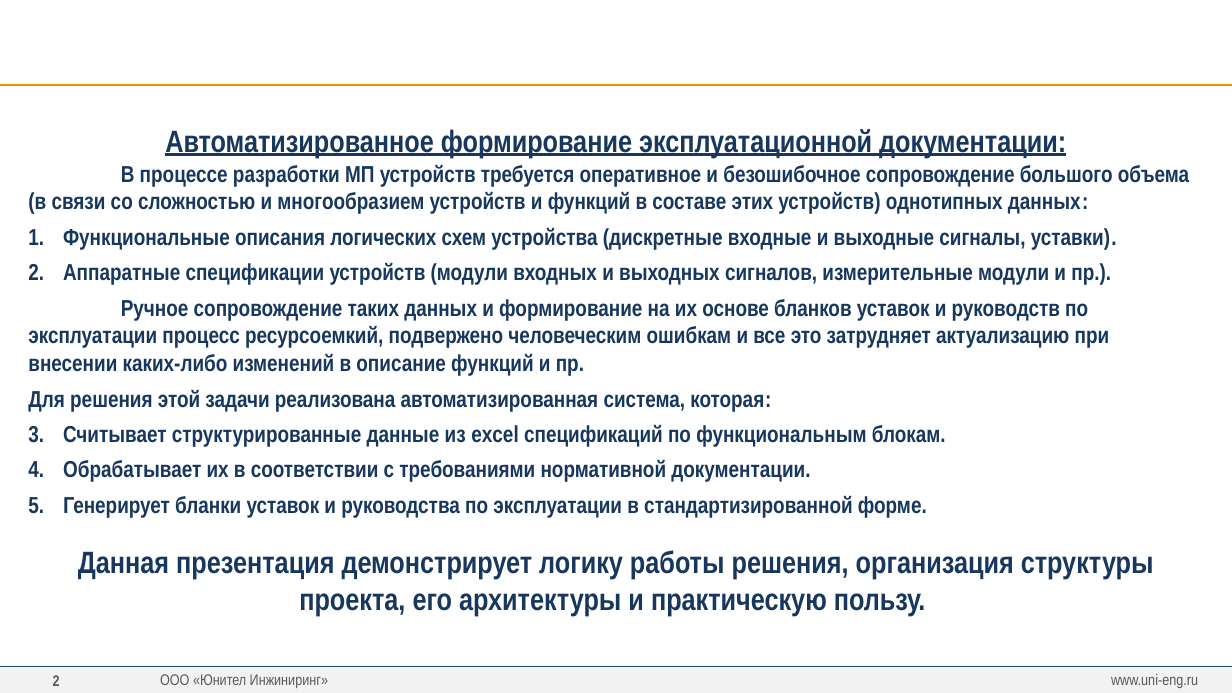
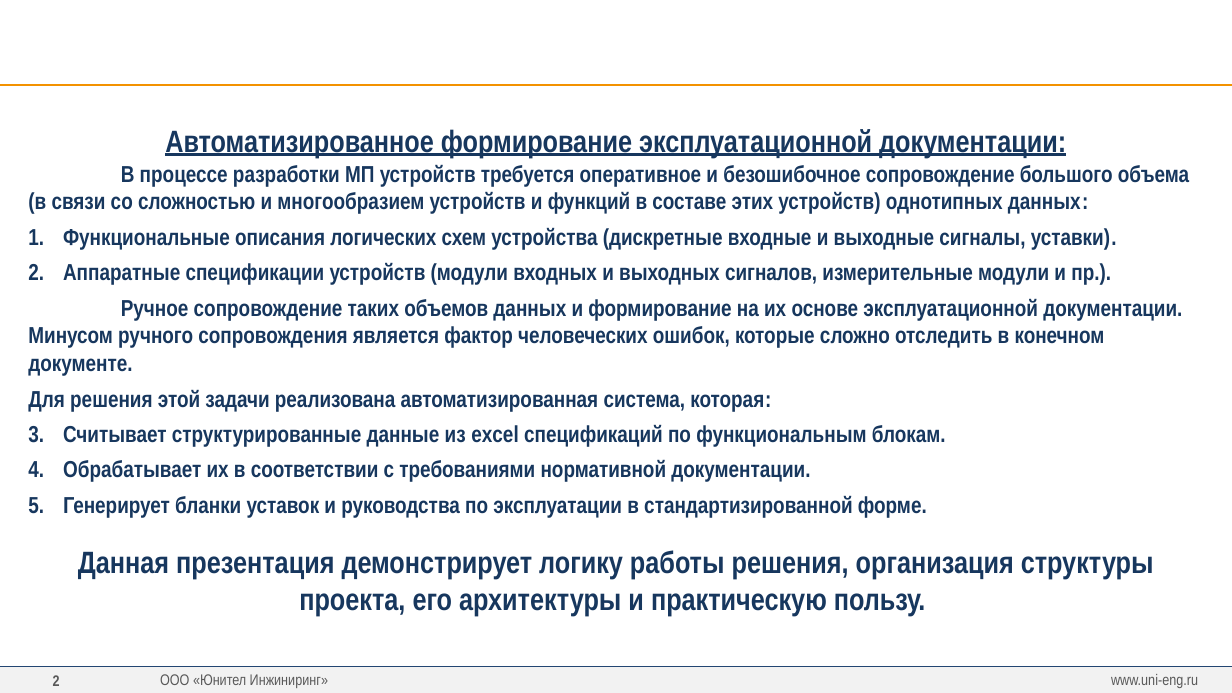
Before and after one commit to greglu1976/ProjectOmni, a slide deck: slide 2 of Презентация/Презентация v3.pptx. Drawn at 1232x693 pixels with LibreOffice and Linux fonts; fonts in the diff are those of the drawing; background and template pictures are left out. Boxes give left, top, right and bottom in pixels: in the first picture for what was removed or moved away, otherwise in the second. Text is boxed around its words. In the diff, an @@ line names an element or a change of style, - is before the commit and + after.

```diff
--- a/Презентация/Презентация v3.pptx
+++ b/Презентация/Презентация v3.pptx
@@ text at (x1=28, y1=298, x2=1182, y2=376): text changed @@
-Ручное сопровождение таких данных и формирование на их основе бланков уставок и руководств по эксплуатации процесс ресурсоемкий, подвержено человеческим ошибкам и все это затрудняет актуализацию при внесении каких-либо изменений в описание функций и пр.
+Ручное сопровождение таких объемов данных и формирование на их основе эксплуатационной документации. Минусом ручного сопровождения является фактор человеческих ошибок, которые сложно отследить в конечном документе.
```
Also in this commit, not shown: 6 other slides changed, 1 slide removed, 18 other files.
